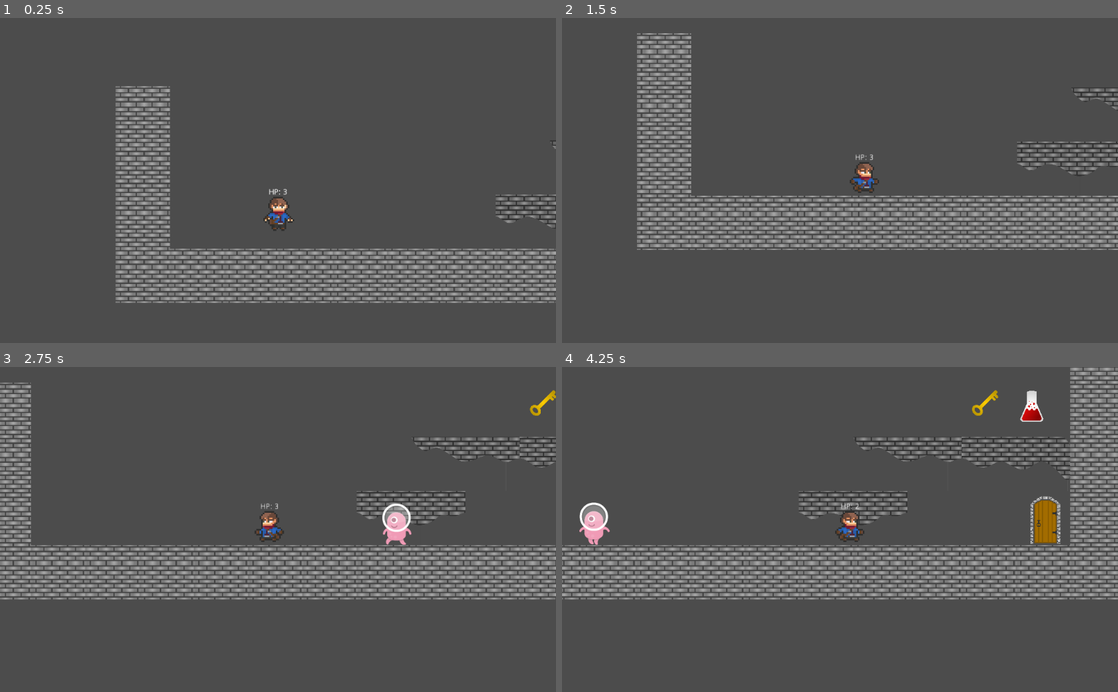
Above: before the commit, frames 1-4 (two rows, left to right).
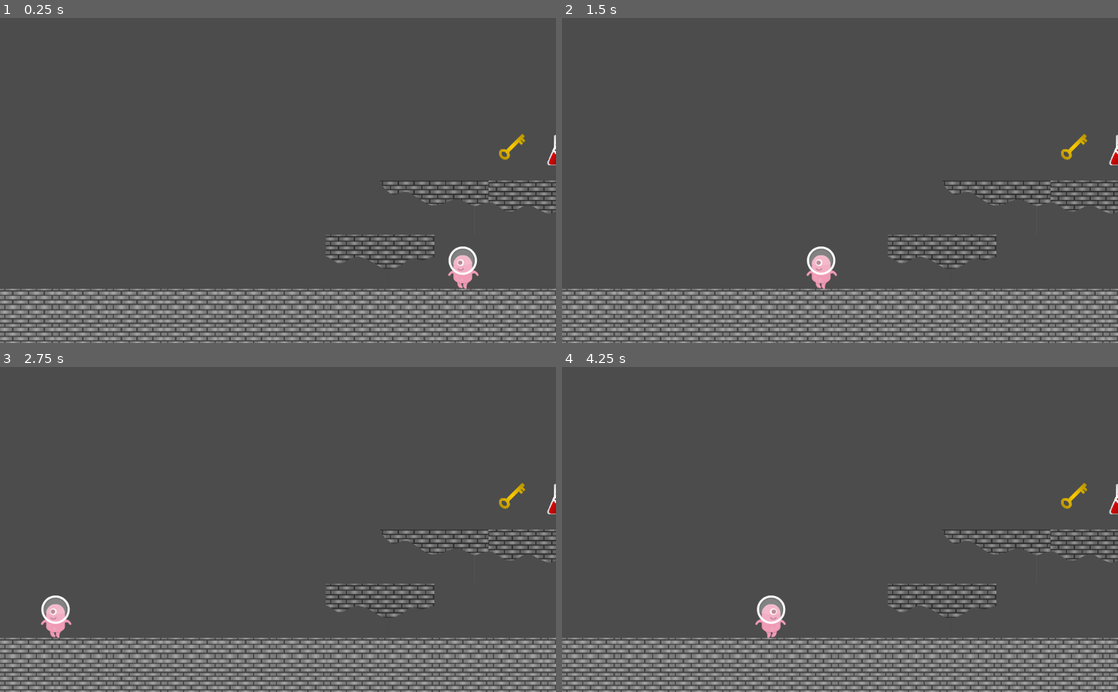
Above: after the commit, the same moments.

Repository: RodrigoSonego/the-beasts-call
Game: Godot game, scene res://scenes/levels/Level-1.tscn
The game is run twice, just before and just after one commit, with the same random seed, the same clock (stepped at 60 frames per second) and the same inputs.
Inputs:
- Up to frame 1 (0.25 s): no input
- Up to frame 2 (1.5 s): hold Right (move_right) from 0.53 s (still down); tap Z (attack) at 0.6 s; tap Up (jump) at 0.77 s; tap Down (interact_with_door) at 1.35 s
- Up to frame 3 (2.75 s): tap Up (jump) at 1.52 s; release Right (move_right) at 2.03 s; hold Left (move_left) from 2.03 s (still down); tap Z (attack) at 2.1 s
- Up to frame 4 (4.25 s): release Left (move_left) at 2.78 s; hold Right (move_right) from 2.78 s (still down); tap Down (interact_with_door) at 2.85 s; tap Up (jump) at 3.02, 3.77 s; tap Z (attack) at 3.6 s

The runs differ from the first frame. In frame 1, 23% of the frame differs, in the area x 0-100%, y 20-100%; in frame 2, 27%; in frame 3, 29%; in frame 4, 32%, in the area x 0-100%, y 0-100%.

Commit message:
feature: player interaction with UI. [refactor] folder structure

Diff:
--- a/project.godot
+++ b/project.godot
@@ -12,21 +12,45 @@
 "base": "KinematicBody2D",
 "class": "Actor",
 "language": "GDScript",
-"path": "res://scripts/Actor.gd"
+"path": "res://scripts/actors/Actor.gd"
 }, {
 "base": "Actor",
 "class": "Enemy",
 "language": "GDScript",
-"path": "res://scripts/Enemy.gd"
+"path": "res://scripts/actors/Enemy.gd"
+}, {
+"base": "Node",
+"class": "GameManager",
+"language": "GDScript",
+"path": "res://scripts/game_management/GameManager.gd"
+}, {
+"base": "Control",
+"class": "GameUIController",
+"language": "GDScript",
+"path": "res://scripts/ui/GameUIController.gd"
+}, {
+"base": "HBoxContainer",
+"class": "HeartsController",
+"language": "GDScript",
+"path": "res://scripts/ui/HeartsController.gd"
+}, {
+"base": "Node",
+"class": "Level",
+"language": "GDScript",
+"path": "res://scripts/game_management/Level.gd"
 }, {
 "base": "Actor",
 "class": "Player",
 "language": "GDScript",
-"path": "res://scripts/Player.gd"
+"path": "res://scripts/actors/Player.gd"
 } ]
 _global_script_class_icons={
 "Actor": "",
 "Enemy": "",
+"GameManager": "",
+"GameUIController": "",
+"HeartsController": "",
+"Level": "",
 "Player": ""
 }
 
--- a/scenes/Items/Door.tscn
+++ b/scenes/Items/Door.tscn
@@ -1,7 +1,7 @@
 [gd_scene load_steps=4 format=2]
 
 [ext_resource path="res://sprites/items/door.png" type="Texture" id=1]
-[ext_resource path="res://scripts/Door.gd" type="Script" id=2]
+[ext_resource path="res://scripts/items/Door.gd" type="Script" id=2]
 
 [sub_resource type="RectangleShape2D" id=1]
 extents = Vector2( 33, 41 )
--- a/scenes/Items/Key.tscn
+++ b/scenes/Items/Key.tscn
@@ -1,7 +1,7 @@
 [gd_scene load_steps=4 format=2]
 
 [ext_resource path="res://sprites/items/key.png" type="Texture" id=1]
-[ext_resource path="res://scripts/Key.gd" type="Script" id=2]
+[ext_resource path="res://scripts/items/Key.gd" type="Script" id=2]
 
 [sub_resource type="RectangleShape2D" id=1]
 extents = Vector2( 27, 25.5 )
--- a/scenes/Items/Potion.tscn
+++ b/scenes/Items/Potion.tscn
@@ -1,7 +1,7 @@
 [gd_scene load_steps=4 format=2]
 
 [ext_resource path="res://sprites/items/potion.png" type="Texture" id=1]
-[ext_resource path="res://scripts/HpPotion.gd" type="Script" id=2]
+[ext_resource path="res://scripts/items/HpPotion.gd" type="Script" id=2]
 
 [sub_resource type="RectangleShape2D" id=1]
 extents = Vector2( 22, 30.5 )
--- a/scenes/actors/Enemy.tscn
+++ b/scenes/actors/Enemy.tscn
@@ -3,7 +3,7 @@
 [ext_resource path="res://sprites/enemy/alienPink_stand.png" type="Texture" id=1]
 [ext_resource path="res://sprites/enemy/alienPink_hit.png" type="Texture" id=2]
 [ext_resource path="res://sprites/enemy/alienPink_walk1.png" type="Texture" id=3]
-[ext_resource path="res://scripts/Enemy.gd" type="Script" id=4]
+[ext_resource path="res://scripts/actors/Enemy.gd" type="Script" id=4]
 [ext_resource path="res://sprites/enemy/alienPink_walk2.png" type="Texture" id=5]
 
 [sub_resource type="SpriteFrames" id=10]
--- a/scenes/actors/Player.tscn
+++ b/scenes/actors/Player.tscn
@@ -1,7 +1,7 @@
 [gd_scene load_steps=54 format=2]
 
 [ext_resource path="res://sprites/player/Adventurer Sprite Sheet v1.1.png" type="Texture" id=1]
-[ext_resource path="res://scripts/Player.gd" type="Script" id=2]
+[ext_resource path="res://scripts/actors/Player.gd" type="Script" id=2]
 
 [sub_resource type="RectangleShape2D" id=2]
 extents = Vector2( 11, 18.75 )
@@ -300,7 +300,7 @@
 texture = ExtResource( 1 )
 hframes = 13
 vframes = 16
-frame = 8
+frame = 1
 
 [node name="AttackHitbox" type="Area2D" parent="SpritePivot/Sprite"]
 position = Vector2( 9.33333, 5.33334 )
--- /dev/null
+++ b/scenes/levels/GameManager.tscn
@@ -0,0 +1,18 @@
+[gd_scene load_steps=5 format=2]
+
+[ext_resource path="res://scripts/game_management/GameManager.gd" type="Script" id=1]
+[ext_resource path="res://scenes/actors/Player.tscn" type="PackedScene" id=2]
+[ext_resource path="res://scenes/levels/Level-1.tscn" type="PackedScene" id=3]
+[ext_resource path="res://scenes/ui/GameUI.tscn" type="PackedScene" id=4]
+
+[node name="GameManager" type="Node"]
+script = ExtResource( 1 )
+levelsFolderPath = "res://scenes/levels/"
+
+[node name="GameUI" parent="." instance=ExtResource( 4 )]
+
+[node name="Player" parent="." instance=ExtResource( 2 )]
+position = Vector2( 109, 354 )
+hp = 3
+
+[node name="DemoLevel" parent="." instance=ExtResource( 3 )]
--- a/scenes/levels/Level-1.tscn
+++ b/scenes/levels/Level-1.tscn
@@ -1,20 +1,15 @@
-[gd_scene load_steps=8 format=2]
+[gd_scene load_steps=7 format=2]
 
 [ext_resource path="res://sprites/tilesets/DemoLevel.tres" type="TileSet" id=1]
-[ext_resource path="res://scenes/actors/Player.tscn" type="PackedScene" id=2]
 [ext_resource path="res://scenes/actors/Enemy.tscn" type="PackedScene" id=3]
 [ext_resource path="res://scenes/Items/Potion.tscn" type="PackedScene" id=4]
-[ext_resource path="res://scripts/Level.gd" type="Script" id=5]
+[ext_resource path="res://scripts/game_management/Level.gd" type="Script" id=5]
 [ext_resource path="res://scenes/Items/Door.tscn" type="PackedScene" id=6]
 [ext_resource path="res://scenes/Items/Key.tscn" type="PackedScene" id=7]
 
 [node name="DemoLevel" type="Node2D"]
 script = ExtResource( 5 )
 level_index = -1
-
-[node name="Player" parent="." instance=ExtResource( 2 )]
-position = Vector2( 199, 338 )
-hp = 3
 
 [node name="TileMap" type="TileMap" parent="."]
 scale = Vector2( 0.2, 0.2 )
--- a/scenes/levels/Level0.tscn
+++ b/scenes/levels/Level0.tscn
@@ -1,6 +1,6 @@
 [gd_scene load_steps=5 format=2]
 
-[ext_resource path="res://scripts/Level.gd" type="Script" id=1]
+[ext_resource path="res://scripts/game_management/Level.gd" type="Script" id=1]
 [ext_resource path="res://sprites/tilesets/DemoLevel.tres" type="TileSet" id=2]
 [ext_resource path="res://scenes/Items/Potion.tscn" type="PackedScene" id=3]
 [ext_resource path="res://scenes/actors/Player.tscn" type="PackedScene" id=4]
--- a/scenes/levels/SceneSwitcher.tscn
+++ /dev/null
@@ -1,10 +0,0 @@
-[gd_scene load_steps=3 format=2]
-
-[ext_resource path="res://scripts/SceneChanger.gd" type="Script" id=1]
-[ext_resource path="res://scenes/levels/Level-1.tscn" type="PackedScene" id=2]
-
-[node name="SceneSwitcher" type="Node"]
-script = ExtResource( 1 )
-levelsFolderPath = "res://scenes/levels/"
-
-[node name="DemoLevel" parent="." instance=ExtResource( 2 )]
--- /dev/null
+++ b/scenes/ui/GameUI.tscn
@@ -0,0 +1,70 @@
+[gd_scene load_steps=5 format=2]
+
+[ext_resource path="res://sprites/ui/full-heart.png" type="Texture" id=1]
+[ext_resource path="res://scripts/ui/HeartsController.gd" type="Script" id=2]
+[ext_resource path="res://sprites/ui/empty-heart.png" type="Texture" id=3]
+[ext_resource path="res://scripts/ui/GameUIController.gd" type="Script" id=4]
+
+[node name="GameUI" type="Control"]
+anchor_right = 1.0
+anchor_bottom = 1.0
+script = ExtResource( 4 )
+__meta__ = {
+"_edit_use_anchors_": false
+}
+
+[node name="CanvasLayer" type="CanvasLayer" parent="."]
+
+[node name="HeartsContainer" type="HBoxContainer" parent="CanvasLayer"]
+margin_left = 22.0
+margin_top = 25.0
+margin_right = 206.0
+margin_bottom = 78.0
+script = ExtResource( 2 )
+__meta__ = {
+"_edit_group_": true,
+"_edit_use_anchors_": false
+}
+fullHeartSprite = ExtResource( 1 )
+emptyHeartSprite = ExtResource( 3 )
+
+[node name="Heart1" type="TextureRect" parent="CanvasLayer/HeartsContainer"]
+margin_right = 58.0
+margin_bottom = 53.0
+rect_min_size = Vector2( 20, 20 )
+size_flags_horizontal = 3
+size_flags_vertical = 3
+texture = ExtResource( 1 )
+expand = true
+stretch_mode = 6
+__meta__ = {
+"_edit_use_anchors_": false
+}
+
+[node name="Heart2" type="TextureRect" parent="CanvasLayer/HeartsContainer"]
+margin_left = 62.0
+margin_right = 121.0
+margin_bottom = 53.0
+rect_min_size = Vector2( 20, 20 )
+size_flags_horizontal = 3
+size_flags_vertical = 3
+texture = ExtResource( 1 )
+expand = true
+stretch_mode = 6
+__meta__ = {
+"_edit_use_anchors_": false
+}
+
+[node name="Heart3" type="TextureRect" parent="CanvasLayer/HeartsContainer"]
+margin_left = 125.0
+margin_right = 184.0
+margin_bottom = 53.0
+rect_min_size = Vector2( 20, 20 )
+size_flags_horizontal = 3
+size_flags_vertical = 3
+texture = ExtResource( 1 )
+expand = true
+stretch_mode = 6
+__meta__ = {
+"_edit_use_anchors_": false
+}
--- a/scripts/Player.gd
+++ b/scripts/actors/Player.gd
@@ -2,12 +2,17 @@
 class_name Player
 
 var anim_state_machine: AnimationNodeStateMachinePlayback
-
 var current_state:= "idle" # TODO: se pa achar uma maneira melhor do que só string
 
 export var attack_knockback := 500.0
 
 var has_key := false
+
+signal on_damage_taken()
+signal on_heal()
+signal on_collect_key()
+signal on_collect_gear()
+signal on_die()
 
 func _ready():
 	anim_state_machine = $AnimationTree.get("parameters/playback")
@@ -90,7 +95,7 @@
 
 func take_damage():
 	hp -= 1
-	print(hp)
+	emit_signal("on_damage_taken")
 	if hp <= 0:
 		die()
 		return
@@ -106,7 +111,7 @@
 	if hp == max_hp:
 		return
 
-	print("healou")
+	emit_signal("on_heal")
 	if hp + amount > max_hp:
 		hp = max_hp
 		return
@@ -116,7 +121,6 @@
 	print(hp)
 
 func grab_key():
-	print('pegaste la chavita')
 	has_key = true
 
 func consume_key():
--- a/scripts/SceneChanger.gd
+++ b/scripts/game_management/GameManager.gd
@@ -1,11 +1,18 @@
 extends Node
+class_name GameManager
 
 export (String) var levelsFolderPath
 
 onready var current_level = $DemoLevel
+onready var player = $Player
+var game_ui: GameUIController
 
 func _ready():
 	current_level.connect("level_changed", self, "handle_level_changed")
+	game_ui = $GameUI
+
+	player.connect("on_damage_taken", self, "_on_player_damage")
+	player.connect("on_heal", self, "_on_player_heal")
 
 func handle_level_changed(current_level_index: int):
 	var next_level_index := current_level_index + 1;
@@ -16,3 +23,9 @@
 	current_level = next_level
 	current_level.connect("level_changed", self, "handle_level_changed")
 	add_child(next_level)
+
+func _on_player_heal():
+	game_ui.on_player_heal()
+
+func _on_player_damage():
+	game_ui.on_player_damage()
--- a/scripts/Level.gd
+++ b/scripts/game_management/Level.gd
@@ -1,4 +1,5 @@
 extends Node
+class_name Level
 
 signal level_changed(level_index)
 
--- a/scripts/HpPotion.gd
+++ b/scripts/items/HpPotion.gd
@@ -1,8 +1,8 @@
-extends "res://scripts/Item.gd"
+extends "res://scripts/items/Item.gd"
 
 export var heal_amount := 1
 
-func _on_Key_area_entered(area):
+func _on_Potion_area_entered(area):
 	var player_root = area.get_node("..")
 	if player_root is Player:
 		apply_effect(player_root)
--- a/scripts/Key.gd
+++ b/scripts/items/Key.gd
@@ -1,4 +1,4 @@
-extends "res://scripts/Item.gd"
+extends "res://scripts/items/Item.gd"
 
 export var heal_amount := 1
 
--- /dev/null
+++ b/scripts/ui/GameUIController.gd
@@ -0,0 +1,13 @@
+extends Control
+class_name GameUIController
+
+var hearts_controller: HeartsController
+
+func _ready():
+	hearts_controller = $CanvasLayer/HeartsContainer
+
+func on_player_damage():
+	hearts_controller.decrease_heart()
+
+func on_player_heal():
+	hearts_controller.increase_heart()
--- /dev/null
+++ b/scripts/ui/HeartsController.gd
@@ -0,0 +1,26 @@
+extends HBoxContainer
+class_name HeartsController
+
+export (Texture) var fullHeartSprite
+export (Texture) var emptyHeartSprite
+
+var hearts: Array
+var lastActiveHeartIndex: int
+
+func _ready():
+	hearts = get_children()
+	lastActiveHeartIndex = hearts.size() - 1
+
+
+func decrease_heart():
+	if lastActiveHeartIndex < 0: return
+
+	hearts[lastActiveHeartIndex].texture = emptyHeartSprite
+
+	lastActiveHeartIndex -= 1
+
+func increase_heart():
+	if lastActiveHeartIndex == hearts.size()-1: return
+
+	hearts[lastActiveHeartIndex+1].texture = fullHeartSprite
+	lastActiveHeartIndex += 1
Renamed: scripts/Actor.gd -> scripts/actors/Actor.gd
Renamed: scripts/Enemy.gd -> scripts/actors/Enemy.gd
Renamed: scripts/Door.gd -> scripts/items/Door.gd
Renamed: scripts/Item.gd -> scripts/items/Item.gd
Binary file added: sprites/ui/empty-heart.png
Not shown, added: sprites/ui/empty-heart.png.import
Binary file added: sprites/ui/full-heart.png
Not shown, added: sprites/ui/full-heart.png.import
